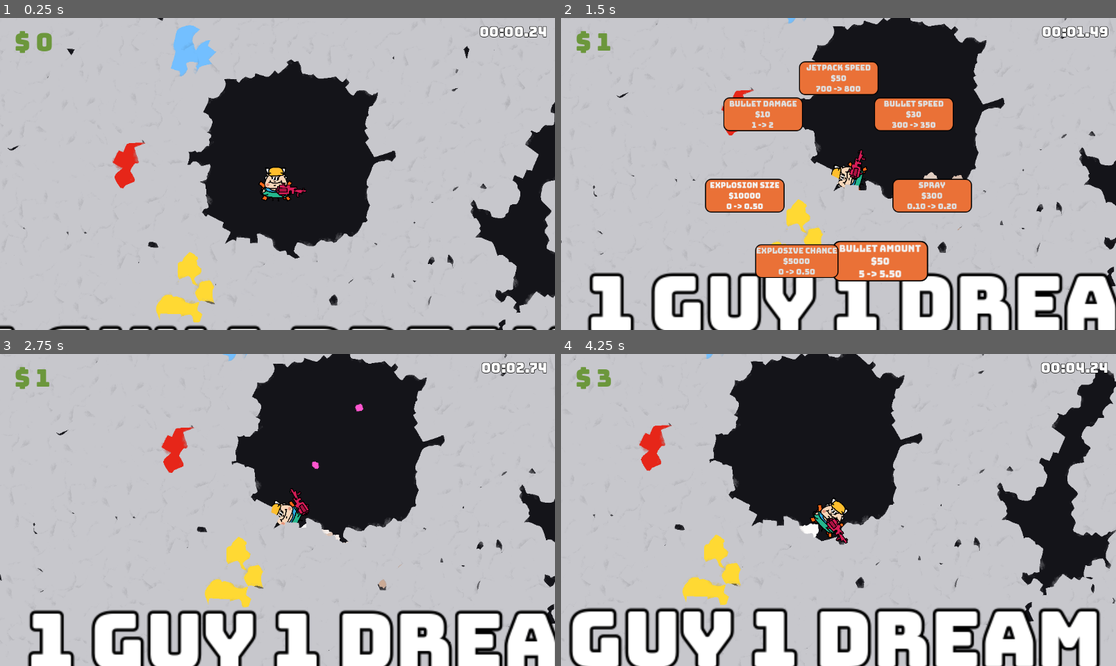
Above: before the commit, frames 1-4 (two rows, left to right).
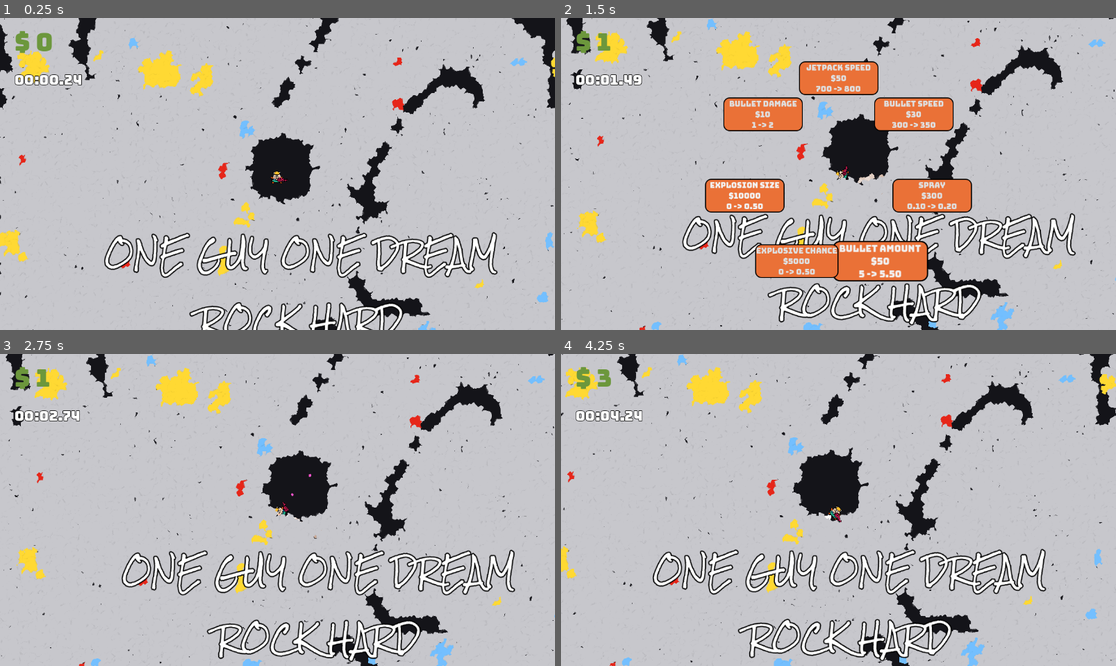
Above: after the commit, the same moments.

Repository: Henk-Studios/1guy1dream-rockhard
Game: Godot game, scene res://scene/main.tscn
Two runs of this game, one before a commit and one after it. Both use one fixed random seed, a clock stepped at 60 frames per second and the inputs below. Sound files missing from this copy of the repository are replaced by a short silence.
Inputs (mouse positions are in pixels of both pictures, inside the frame that each line leads up to):
- Up to frame 1 (0.25 s): no input
- Up to frame 2 (1.5 s): tap Enter at 0.5 s; move the mouse to (721, 46) at 0.52 s; press the mouse at (721, 46) at 0.53 s; hold Right (rightjet) 0.53-1.28 s; tap E (shop) at 0.77 s; move the mouse to (727, 189) at 1.27 s; release the mouse at (727, 189) at 1.28 s; hold Down (ui_down) from 1.28 s (still down); click (727, 189) at 1.35 s
- Up to frame 3 (2.75 s): tap E (shop) at 1.52 s; move the mouse to (333, 441) at 2.02 s; release Down (ui_down) at 2.03 s; press the mouse at (333, 441) at 2.03 s; hold Right (rightjet) from 2.03 s (still down)
- Up to frame 4 (4.25 s): move the mouse to (810, 572) at 2.77 s; release Right (rightjet) at 2.78 s; release the mouse at (810, 572) at 2.78 s; hold Up (ui_up) 2.78-3.53 s; click (810, 572) at 2.85 s; tap E (shop) at 3.02, 3.77 s; move the mouse to (1005, 556) at 3.52 s; press the mouse at (1005, 556) at 3.53 s; hold Left (leftjet) from 3.53 s (still down)

The runs differ from the first frame. In frame 1, 32% of the frame differs, in the area x 0-100%, y 0-100%; in frame 2, 32%; in frame 3, 36%; in frame 4, 43%.

Commit message:
fixed timer jitter and camera zoom consistancy on different displays

Diff:
--- a/1-guy-1-dream-rockhard/script/shop.gd
+++ b/1-guy-1-dream-rockhard/script/shop.gd
@@ -45,7 +45,7 @@
 		"increase": .5,
 		"price": 50,
 		"price_add": 50,
-		"price_mult": 2
+		"price_mult": 1.6
 	},
 	"explosive_chance": {
 		"name": "Explosive Chance",
@@ -54,7 +54,7 @@
 		"increase": .5,
 		"price": 5000,
 		"price_add": 1000,
-		"price_mult": 1.5
+		"price_mult": 1.2
 	},
 	"explosive_size": {
 		"name": "Explosion Size",
@@ -63,7 +63,7 @@
 		"increase": .5,
 		"price": 10000,
 		"price_add": 750,
-		"price_mult": 1.5
+		"price_mult": 1.2
 	},
 	"damage": {
 		"name": "Bullet Damage",
--- a/1-guy-1-dream-rockhard/scripts/main.gd
+++ b/1-guy-1-dream-rockhard/scripts/main.gd
@@ -123,6 +123,8 @@
 	_setup_audio()
 	_setup_timer_overlay()
 	_setup_title()
+	_apply_resolution_zoom()
+	get_viewport().size_changed.connect(_apply_resolution_zoom)
 
 	_clear_spawn_area(SPAWN_CELL, SPAWN_CLEAR_RADIUS)
 	var spawn_world: Vector2 = Vector2(SPAWN_CELL) * TILE_SIZE
@@ -378,13 +380,11 @@
 	var layer := CanvasLayer.new()
 	add_child(layer)
 	_timer_label = Label.new()
-	_timer_label.anchor_left = 1.0
-	_timer_label.anchor_right = 1.0
-	_timer_label.offset_left = -240.0
-	_timer_label.offset_top = 10.0
-	_timer_label.offset_right = -16.0
-	_timer_label.offset_bottom = 60.0
-	_timer_label.horizontal_alignment = HORIZONTAL_ALIGNMENT_RIGHT
+	_timer_label.offset_left = 30.0
+	_timer_label.offset_top = 110.0
+	_timer_label.offset_right = 330.0
+	_timer_label.offset_bottom = 160.0
+	_timer_label.horizontal_alignment = HORIZONTAL_ALIGNMENT_LEFT
 	_timer_label.add_theme_color_override("font_color", Color.WHITE)
 	_timer_label.add_theme_color_override("font_outline_color", Color.BLACK)
 	_timer_label.add_theme_constant_override("outline_size", 4)
@@ -393,7 +393,9 @@
 
 func _setup_title() -> void:
 	var title := Label.new()
-	title.text = "1 GUY 1 DREAM\nROCKHARD"
+	title.text = "ONE GUY ONE DREAM\nROCK HARD"
+	var title_font: FontFile = load("res://fonts/RockSalt-Regular.ttf")
+	title.add_theme_font_override("font", title_font)
 	title.add_theme_font_size_override("font_size", 64)
 	title.add_theme_color_override("font_color", Color.WHITE)
 	title.add_theme_color_override("font_outline_color", Color.BLACK)
@@ -406,6 +408,20 @@
 	title.position = spawn_world + Vector2(-400, 130)
 	title.z_index = 1000
 	add_child(title)
+
+# Zoom scales with window width so every monitor shows the same slice of the world.
+# REFERENCE_WIDTH is the resolution the game was tuned at; BASE_ZOOM is the zoom at that size.
+const REFERENCE_WIDTH := 1152.0
+const BASE_ZOOM := .9
+
+func _apply_resolution_zoom() -> void:
+	var w: float = get_viewport_rect().size.x
+	var factor: float = maxf(w / REFERENCE_WIDTH, 0.1)
+	var z := Vector2(BASE_ZOOM * factor, BASE_ZOOM * factor)
+	if the_guy and the_guy.has_node("Camera2D"):
+		the_guy.get_node("Camera2D").zoom = z
+	if free_cam:
+		free_cam.zoom = z
 
 func _format_time(seconds: float) -> String:
 	var total: int = int(seconds)
Not shown: 1 places in 1-guy-1-dream-rockhard/scene/main.tscn that only renumber resources
